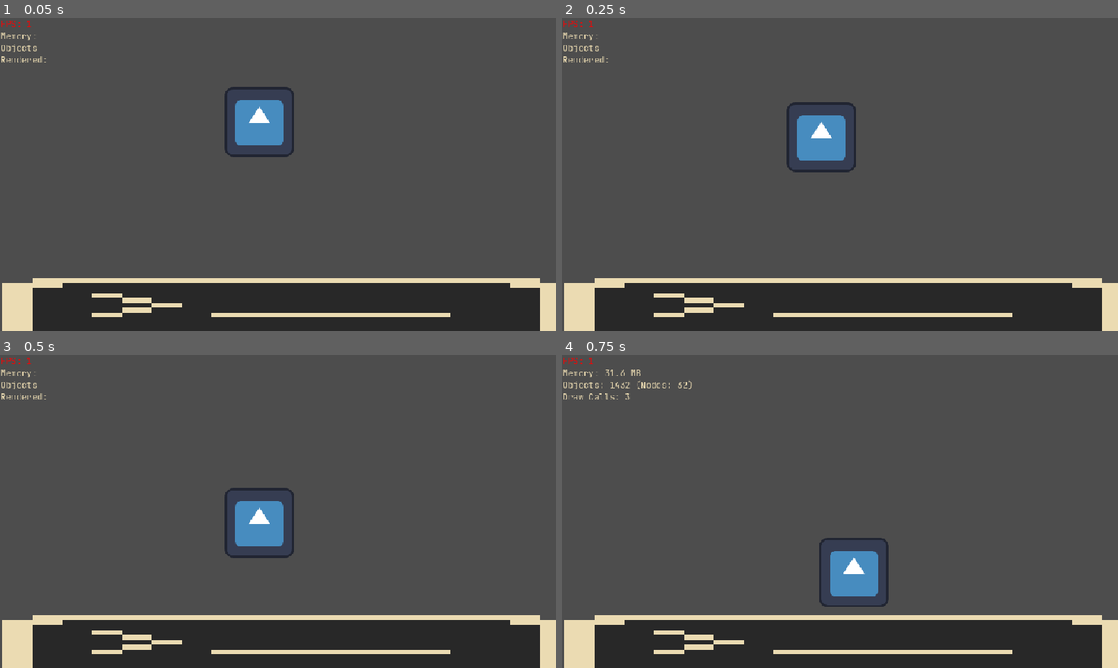
Above: before the commit, frames 1-4 (two rows, left to right).
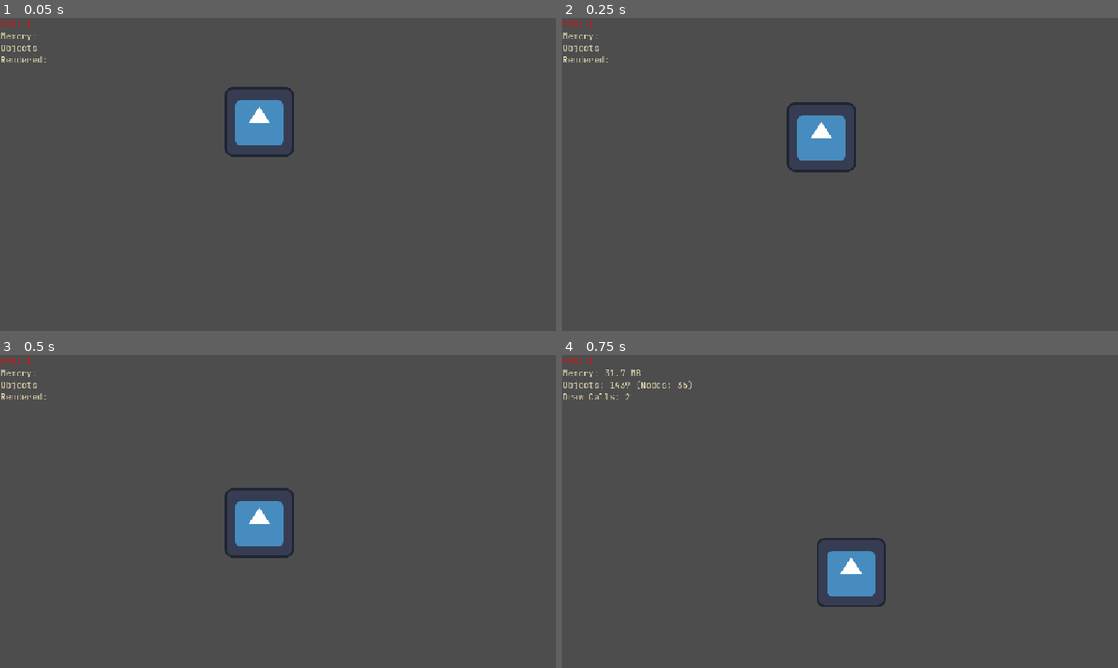
Above: after the commit, the same moments.

Repository: hutnerr/godot-playground
Game: Godot game, scene res://00-main/Main.tscn
The game is run twice, just before and just after one commit, with the same random seed, the same clock (stepped at 60 frames per second) and the same inputs. The engine's default icon, where the game draws it, is replaced by a stand-in: a white triangle on a blue panel in a dark square.
Inputs (mouse positions are in pixels of both pictures, inside the frame that each line leads up to):
- Up to frame 1 (0.05 s): no input
- Up to frame 2 (0.25 s): no input
- Up to frame 3 (0.5 s): no input
- Up to frame 4 (0.75 s): tap Enter (ui_accept) at 0.5 s; move the mouse to (962, 495) at 0.52 s; hold D (right) from 0.53 s (still down); hold Enter (ui_accept) from 0.53 s (still down); click (962, 495) at 0.67 s

The runs differ from the first frame. In frame 1, 17% of the frame differs, in the area x 0-100%, y 83-100%; in frame 2, 17%; in frame 3, 17%; in frame 4, 17%, in the area x 0-100%, y 4-100%.

Commit message:
state machine research

Diff:
--- a/03-state_machines/StateMachinesTestEnviornment.tscn
+++ b/03-state_machines/StateMachinesTestEnviornment.tscn
@@ -1,7 +1,6 @@
-[gd_scene load_steps=4 format=3 uid="uid://cx12ipm03njsx"]
+[gd_scene load_steps=3 format=3 uid="uid://cx12ipm03njsx"]
 
-[ext_resource type="PackedScene" uid="uid://ckndncw102klo" path="res://03-state_machines/example/player.tscn" id="1_vl6l0"]
-[ext_resource type="Texture2D" uid="uid://d16ylivu06vo7" path="res://99-assets/misc-images/terminal.png" id="2_7stfw"]
+[ext_resource type="PackedScene" uid="uid://ckndncw102klo" path="res://03-state_machines/player/player.tscn" id="1_vl6l0"]
 
 [sub_resource type="RectangleShape2D" id="RectangleShape2D_7stfw"]
 size = Vector2(1064, 110)
@@ -16,8 +15,3 @@
 [node name="CollisionShape2D" type="CollisionShape2D" parent="RigidBody2D"]
 position = Vector2(517, 538)
 shape = SubResource("RectangleShape2D_7stfw")
-
-[node name="Sprite2D" type="Sprite2D" parent="RigidBody2D"]
-position = Vector2(534.5, 537.5)
-scale = Vector2(2.61969, 0.428125)
-texture = ExtResource("2_7stfw")
--- a/03-state_machines/example/player.gd
+++ /dev/null
@@ -1,25 +0,0 @@
-extends CharacterBody2D
-
-
-const SPEED = 300.0
-const JUMP_VELOCITY = -400.0
-
-
-func _physics_process(delta: float) -> void:
-	# Add the gravity.
-	if not is_on_floor():
-		velocity += get_gravity() * delta
-
-	# Handle jump.
-	if Input.is_action_just_pressed("ui_accept") and is_on_floor():
-		velocity.y = JUMP_VELOCITY
-
-	# Get the input direction and handle the movement/deceleration.
-	# As good practice, you should replace UI actions with custom gameplay actions.
-	var direction := Input.get_axis("left", "right")
-	if direction:
-		velocity.x = direction * SPEED
-	else:
-		velocity.x = move_toward(velocity.x, 0, SPEED)
-
-	move_and_slide()
--- a/03-state_machines/example/player.tscn
+++ /dev/null
@@ -1,16 +0,0 @@
-[gd_scene load_steps=4 format=3 uid="uid://ckndncw102klo"]
-
-[ext_resource type="Texture2D" uid="uid://ibh3jyjdsnrq" path="res://99-assets/svg-icons/icon.svg" id="1_2cpdk"]
-[ext_resource type="Script" uid="uid://drxvoofia5ms" path="res://03-state_machines/example/player.gd" id="1_dk7uf"]
-
-[sub_resource type="CircleShape2D" id="CircleShape2D_yrip6"]
-radius = 83.0241
-
-[node name="Player" type="CharacterBody2D"]
-script = ExtResource("1_dk7uf")
-
-[node name="CollisionShape2D" type="CollisionShape2D" parent="."]
-shape = SubResource("CircleShape2D_yrip6")
-
-[node name="Sprite2D" type="Sprite2D" parent="."]
-texture = ExtResource("1_2cpdk")
--- /dev/null
+++ b/03-state_machines/player/idle_state.gd
@@ -0,0 +1,19 @@
+extends State
+
+func _ready():
+	stateName = "idle"
+
+func processPhysics(delta: float):
+	if not parent.is_on_floor():
+		parent.velocity += parent.get_gravity() * delta
+
+	if Input.is_action_just_pressed("ui_accept") and parent.is_on_floor():
+		machine.changeState("jump")
+
+	var direction = Input.get_axis("left", "right")
+	if direction != 0:
+		machine.changeState("move")
+	else:
+		parent.velocity.x = move_toward(parent.velocity.x, 0, 300.0)
+
+	parent.move_and_slide()
--- /dev/null
+++ b/03-state_machines/player/jump_state.gd
@@ -0,0 +1,29 @@
+extends State
+
+func _ready():
+	stateName = "jump"
+
+func enter():
+	parent.velocity.y = -400.0
+
+func processInput(event: InputEvent):
+	if event is InputEventKey and event.is_action_pressed("ui_accept") and parent.is_on_floor():
+		machine.changeState("jump")
+
+func processPhysics(delta: float):
+	if not parent.is_on_floor():
+		parent.velocity += parent.get_gravity() * delta
+
+	var direction = Input.get_axis("left", "right")
+	if direction:
+		parent.velocity.x = direction * 300.0
+	else:
+		parent.velocity.x = move_toward(parent.velocity.x, 0, 300.0)
+
+	parent.move_and_slide()
+
+	if parent.is_on_floor():
+		if direction != 0:
+			machine.changeState("move")
+		else:
+			machine.changeState("idle")
--- /dev/null
+++ b/03-state_machines/player/move_state.gd
@@ -0,0 +1,19 @@
+extends State
+
+func _ready():
+	stateName = "move"
+
+func processPhysics(delta: float):
+	if not parent.is_on_floor():
+		parent.velocity += parent.get_gravity() * delta
+
+	if Input.is_action_just_pressed("ui_accept") and parent.is_on_floor():
+		machine.changeState("jump")
+
+	var direction = Input.get_axis("left", "right")
+	if direction != 0:
+		parent.velocity.x = direction * 300.0
+	else:
+		machine.changeState("idle")
+
+	parent.move_and_slide()
--- /dev/null
+++ b/03-state_machines/player/player.gd
@@ -0,0 +1,18 @@
+class_name StatePlayer extends CharacterBody2D
+
+const SPEED = 300.0
+const JUMP_VELOCITY = -400.0
+
+@onready var stateMachine = $StateMachine
+
+func _ready() -> void:
+	stateMachine.setup(self) # pass the parent down
+
+func _unhandled_input(event: InputEvent) -> void:
+	stateMachine.processInput(event)
+
+func _physics_process(delta: float) -> void:
+	stateMachine.processPhysics(delta)
+
+func _process(delta: float) -> void:
+	stateMachine.processFrame(delta)
--- /dev/null
+++ b/03-state_machines/player/player.tscn
@@ -0,0 +1,32 @@
+[gd_scene load_steps=8 format=3 uid="uid://ckndncw102klo"]
+
+[ext_resource type="Texture2D" uid="uid://ibh3jyjdsnrq" path="res://99-assets/svg-icons/icon.svg" id="1_2cpdk"]
+[ext_resource type="Script" uid="uid://drxvoofia5ms" path="res://03-state_machines/player/player.gd" id="1_dk7uf"]
+[ext_resource type="PackedScene" uid="uid://n73fxecaiagu" path="res://03-state_machines/state-machine/StateMachine.tscn" id="3_nrd40"]
+[ext_resource type="Script" uid="uid://fyvlbp31l64r" path="res://03-state_machines/player/move_state.gd" id="4_a1gxo"]
+[ext_resource type="Script" uid="uid://bji612e1yhqem" path="res://03-state_machines/player/jump_state.gd" id="5_bg8lb"]
+[ext_resource type="Script" uid="uid://rnl5ymv747if" path="res://03-state_machines/player/idle_state.gd" id="6_0n6aj"]
+
+[sub_resource type="CircleShape2D" id="CircleShape2D_yrip6"]
+radius = 83.0241
+
+[node name="Player" type="CharacterBody2D"]
+script = ExtResource("1_dk7uf")
+
+[node name="CollisionShape2D" type="CollisionShape2D" parent="."]
+shape = SubResource("CircleShape2D_yrip6")
+
+[node name="Sprite2D" type="Sprite2D" parent="."]
+texture = ExtResource("1_2cpdk")
+
+[node name="StateMachine" parent="." node_paths=PackedStringArray("initialState") instance=ExtResource("3_nrd40")]
+initialState = NodePath("Idle")
+
+[node name="Move" type="Node" parent="StateMachine"]
+script = ExtResource("4_a1gxo")
+
+[node name="Jump" type="Node" parent="StateMachine"]
+script = ExtResource("5_bg8lb")
+
+[node name="Idle" type="Node" parent="StateMachine"]
+script = ExtResource("6_0n6aj")
--- /dev/null
+++ b/03-state_machines/state-machine/StateMachine.tscn
@@ -0,0 +1,6 @@
+[gd_scene load_steps=2 format=3 uid="uid://n73fxecaiagu"]
+
+[ext_resource type="Script" uid="uid://c523b718kpipj" path="res://03-state_machines/state-machine/state_machine.gd" id="1_fifyb"]
+
+[node name="StateMachine" type="Node"]
+script = ExtResource("1_fifyb")
--- /dev/null
+++ b/03-state_machines/state-machine/enum-machine.gd
@@ -0,0 +1,43 @@
+extends Node
+
+# this is just an example of how you can make an extremely simple
+# state machine using enums as opposed to a more in depth node system
+
+enum EnumState {
+	On,
+	Off
+}
+
+signal stateChanged(old, new)
+
+var currentState
+var prevState
+
+func _ready() -> void:
+	currentState = EnumState.Off # start in off
+
+func _process(delta: float) -> void:
+	match currentState:
+		EnumState.On:
+			pass # logic for being on
+		EnumState.Off:
+			pass # logic for being off
+		_:
+			pass
+
+func changeState(newState: EnumState) -> void:
+	if currentState == newState:
+		return # don't go into the same state we're in
+
+	# perform exit logic here
+	match currentState:
+		pass
+
+	prevState = currentState
+	currentState = newState
+
+	# perform enter logic here
+	match currentState:
+		pass
+
+	stateChanged.emit(prevState, newState)
--- /dev/null
+++ b/03-state_machines/state-machine/state.gd
@@ -0,0 +1,29 @@
+class_name State extends Node
+
+var stateName: String = "BASE"
+
+# these 2 are set by the state machine
+var parent: Node
+var machine: StateMachine
+
+func enter() -> void:
+	pass
+
+
+func exit() -> void:
+	pass
+
+
+# more for event driven button presses and actions
+# something like movement, despite being input, might work better
+# in the processPhysics
+func processInput(event: InputEvent) -> void:
+	pass
+
+
+func processPhysics(delta: float) -> void:
+	pass
+
+
+func processFrame(delta: float) -> void:
+	pass
--- /dev/null
+++ b/03-state_machines/state-machine/state_machine.gd
@@ -0,0 +1,63 @@
+class_name StateMachine extends Node
+
+signal stateChanged(old, new)
+
+@export var initialState: State
+@onready var states = {} # State.stateName (str) : State
+
+var prevState: State
+var currentState: State
+var parent: Node # the parent of the state machine
+
+
+func setup(parent: Node) -> void:
+	var childStates = get_children()
+	if len(childStates) == 0:
+		print("no states as children!")
+		return
+
+	for state in childStates:
+		state.parent = parent
+		state.machine = self
+		states[state.stateName.to_lower()] = state # used for changing states
+
+	changeState(initialState.stateName)
+
+
+func processInput(event: InputEvent) -> void:
+	if not currentState:
+		return
+	currentState.processInput(event)
+
+
+func processPhysics(delta: float) -> void:
+	if not currentState:
+		return
+	currentState.processPhysics(delta)
+
+
+func processFrame(delta: float) -> void:
+	if not currentState:
+		return
+	currentState.processFrame(delta)
+
+
+func changeState(newStateName: String):
+	if newStateName not in states:
+		return
+
+	var newState = states.get(newStateName.to_lower())
+	if !newState or newState == currentState:
+		return
+
+	if currentState:
+		currentState.exit()
+
+	prevState = currentState
+	currentState = newState
+
+	currentState.enter()
+	stateChanged.emit(prevState, newState)
+
+	if prevState:
+		print("Changed from: ", prevState.stateName, " to ", newStateName)
Not shown, added: 03-state_machines/player/idle_state.gd.uid
Not shown, added: 03-state_machines/player/jump_state.gd.uid
Not shown, added: 03-state_machines/player/move_state.gd.uid
Renamed: 03-state_machines/example/player.gd.uid -> 03-state_machines/player/player.gd.uid
Not shown, added: 03-state_machines/state-machine/enum-machine.gd.uid
Not shown, added: 03-state_machines/state-machine/state.gd.uid
Not shown, added: 03-state_machines/state-machine/state_machine.gd.uid
